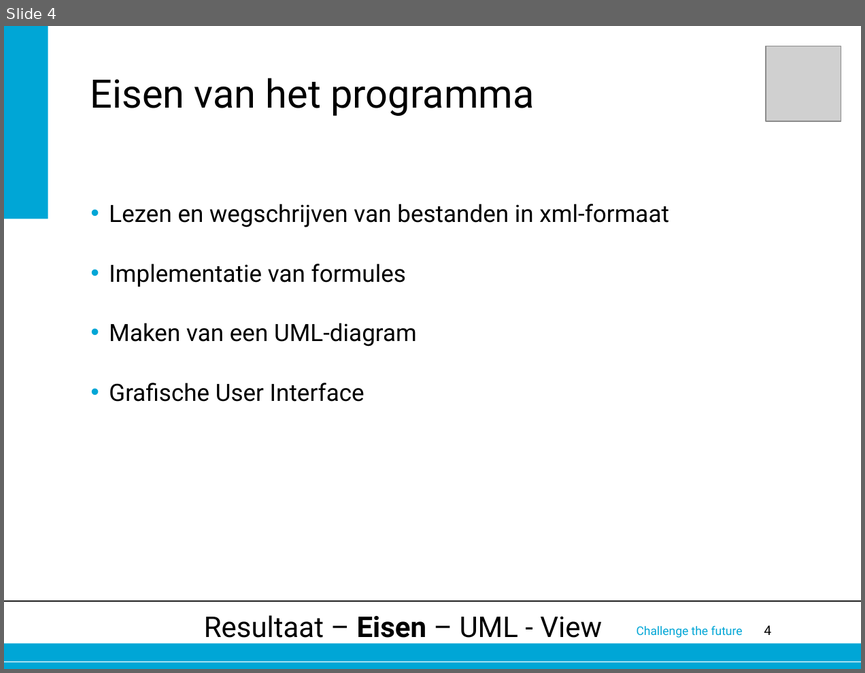
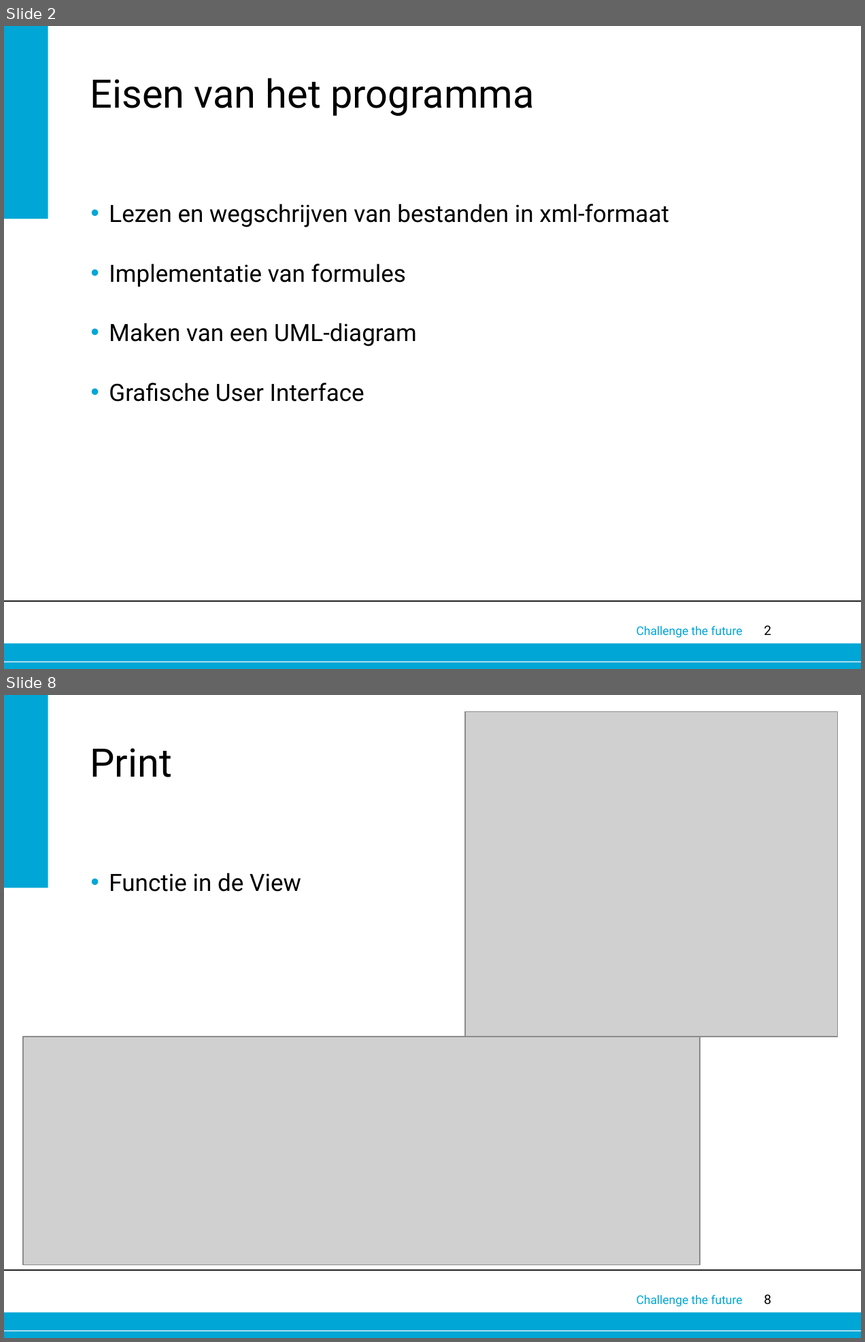
Before and after one commit to foresterre/Spreadsheet, a slide deck: Documents/OOP project presentatie.pptx. Shown one above the other, each under a label of ours: slide 4 before the commit, slides 2 and 8 after it; the slides between them are not shown. The pictures are 865x673 and 865x1342 pixels, drawn with LibreOffice and Linux fonts; fonts in the diff are those of the drawing; grey boxes stand for pictures; background and template pictures are left out. Boxes give left, top, right and bottom in pixels: in the first picture for what was removed or moved away, otherwise in the second. Text is boxed around its words. In the diff, an @@ line names an element or a change of style, - is before the commit and + after.

```diff
--- a/Documents/OOP project presentatie.pptx
+++ b/Documents/OOP project presentatie.pptx
@@ slide 8 added at [4, 695, 861, 1338], background #FFFFFF; not listed: 6 template elements that a slide beside it also shows @@
@@ picture added at [465, 711, 837, 1036] @@
@@ title added at [90, 748, 172, 777], 33 pt, text #000000 @@
+Print
@@ text added at [109, 872, 301, 892], 20 pt, text #000000 @@
+• Functie in de View
@@ picture added at [23, 1036, 700, 1264] @@
@@ what was slide 4 is now slide 2 @@
@@ slide 2 changed as well @@
@@ picture removed at [766, 46, 841, 122] @@
@@ text removed at [204, 615, 602, 643] @@
-Resultaat – Eisen – UML - View
@@ page number at [764, 625, 771, 635]: text changed @@
-4
+2
```
Also in this commit, not shown: 2 other slides changed, 7 other slides added, 20 slides removed.
